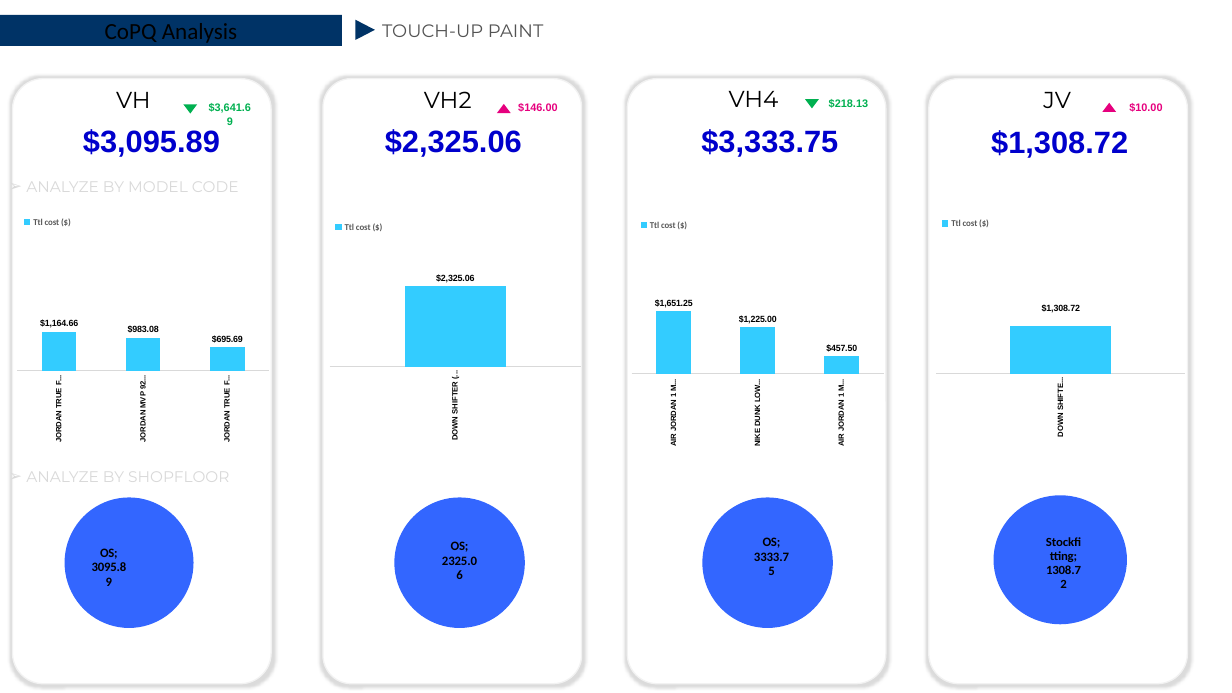
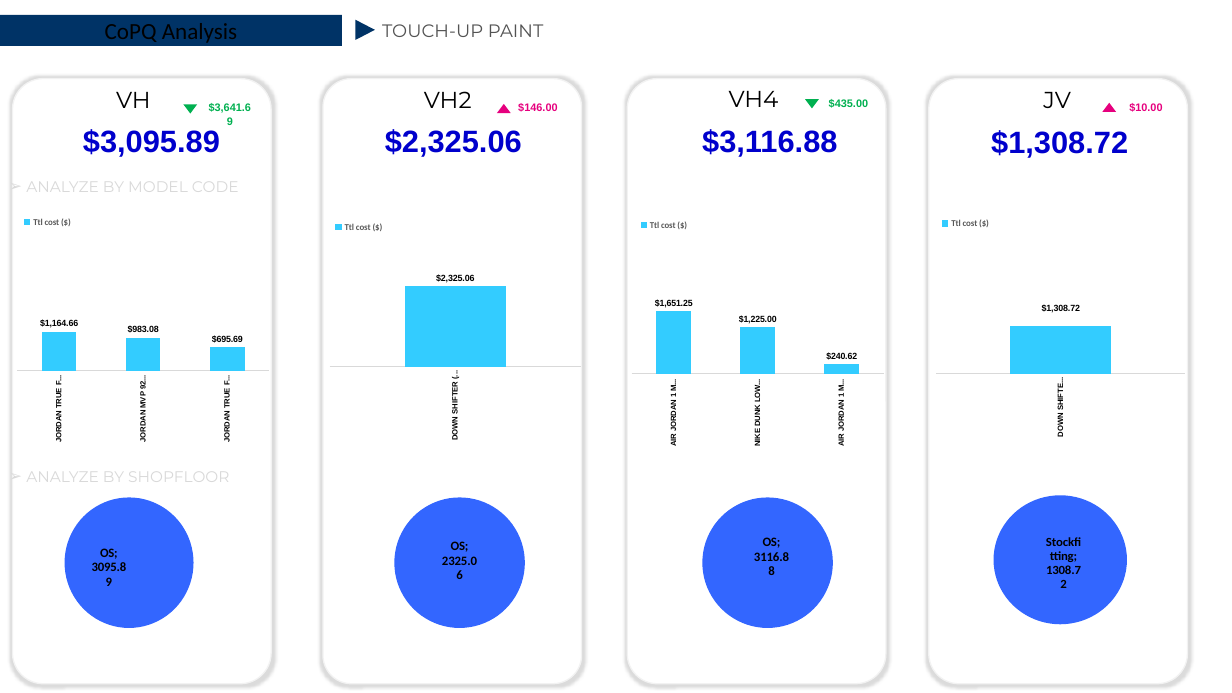
Before and after one commit to fvto/COPQ, a slide deck: slide 4 of Output/COPQ_Report_Sep_2026.pptx. Drawn at 1232x693 pixels with LibreOffice and Linux fonts; fonts in the diff are those of the drawing; background and template pictures are left out. Boxes give left, top, right and bottom in pixels: in the first picture for what was removed or moved away, otherwise in the second. Text is boxed around its words. In the diff, an @@ line names an element or a change of style, - is before the commit and + after.

Commit message:
fix(pptx): dynamic axis scaling creates safe zone between top models and defect charts

```diff
--- a/Output/COPQ_Report_Sep_2026.pptx
+++ b/Output/COPQ_Report_Sep_2026.pptx
@@ text at box(829, 99, 868, 108): text changed @@
-$218.13
+$435.00
@@ text at box(702, 129, 837, 157): text changed @@
-$3,333.75
+$3,116.88
@@ column chart at box(627, 213, 884, 447) @@
@@ Ttl cost ($), AIR JORDAN 1 MID..: 457.5 to 240.62 @@
@@ pie chart at box(674, 453, 859, 684) @@
@@ Series 1, OS: 3333.75 to 3116.88 @@
```
Also in this commit, not shown: 3 other slides changed, 28 other files.
